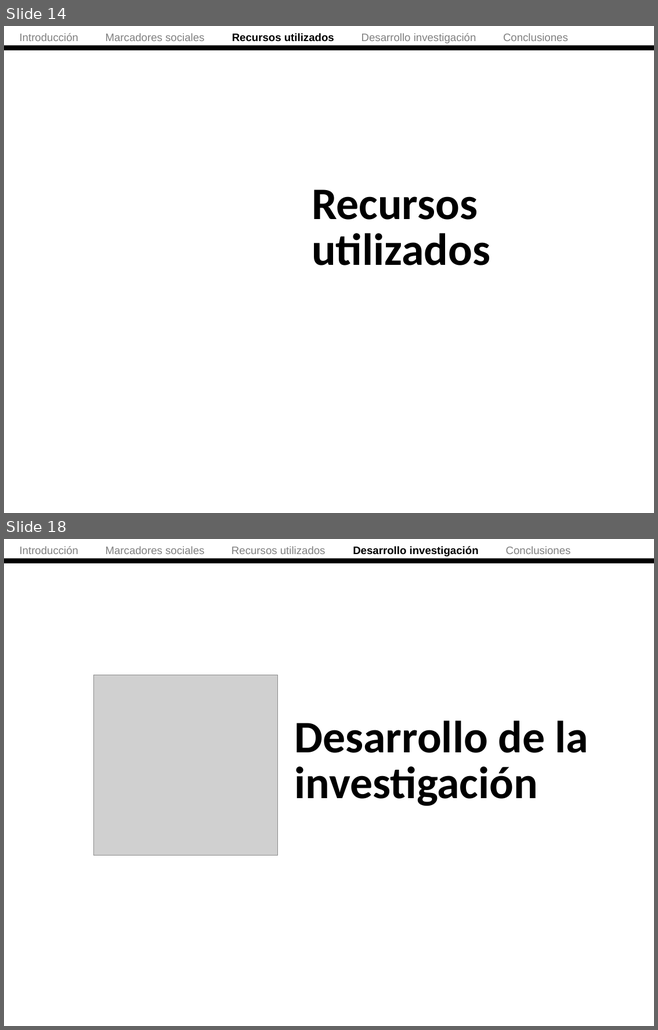
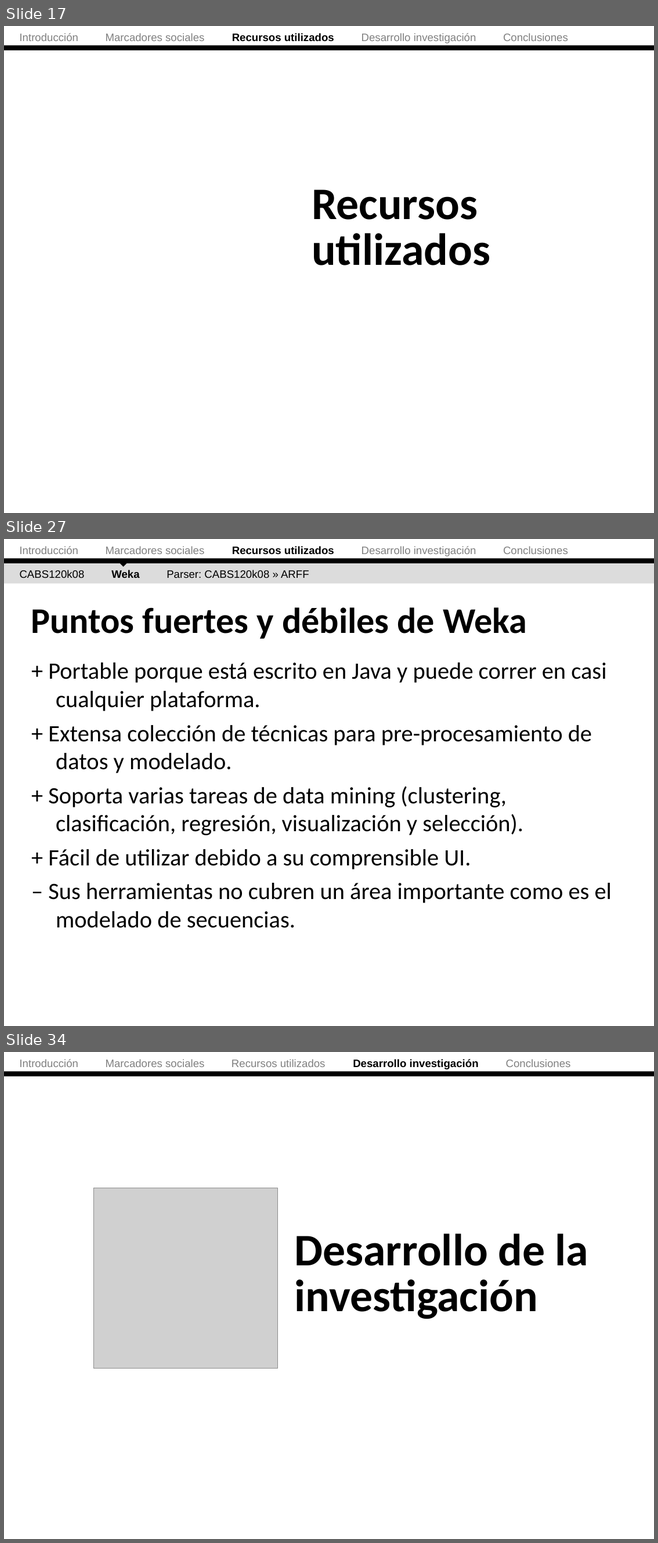
Before and after one commit to ak907kenai/nicotournetesis, a slide deck: docs_trunk/Nicolás Tourné - Presentación Tesis (v2).ppt. Shown one above the other, each under a label of ours: slides 14 and 18 before the commit, slides 17, 27 and 34 after it; the slides between them are not shown. The pictures are 658x1030 and 658x1543 pixels, drawn with LibreOffice and Linux fonts; fonts in the diff are those of the drawing; grey boxes stand for pictures. Boxes give left, top, right and bottom in pixels: in the first picture for what was removed or moved away, otherwise in the second. Text is boxed around its words. In the diff, an @@ line names an element or a change of style, - is before the commit and + after.

```diff
--- a/docs_trunk/Nicolás Tourné - Presentación Tesis (v2).ppt
+++ b/docs_trunk/Nicolás Tourné - Presentación Tesis (v2).ppt
@@ slide 27 added at (4,539,654,1026), background #FFFFFF @@
@@ text added at (20,546,568,556), 12 pt, text #808080 @@
+Introducción Marcadores sociales Recursos utilizados Desarrollo investigación Conclusiones
@@ right triangle added at (116,552,131,567), fill #000000 @@
@@ rectangle added at (4,563,654,584), fill #DCDCDC @@
@@ rectangle added at (4,559,654,564), fill #000000 @@
@@ text added at (20,570,309,578), 12 pt, text #000000 @@
+CABS120k08 Weka Parser: CABS120k08 » ARFF
@@ title added at (31,607,527,639), 40 pt, text #000000, bold @@
+Puntos fuertes y débiles de Weka
@@ text added at (48,663,611,928), 26 pt, text #000000 @@
++ Portable porque está escrito en Java y puede correr en casi cualquier plataforma.
++ Extensa colección de técnicas para pre-procesamiento de datos y modelado.
++ Soporta varias tareas de data mining (clustering, clasificación, regresión, visualización y selección).
++ Fácil de utilizar debido a su comprensible UI.
+– Sus herramientas no cubren un área importante como es el modelado de secuencias.
@@ what was slide 14 is now slide 17 @@
@@ what was slide 18 is now slide 34 @@
```
Also in this commit, not shown: 10 slides changed, 36 other slides added, 1 other file.
